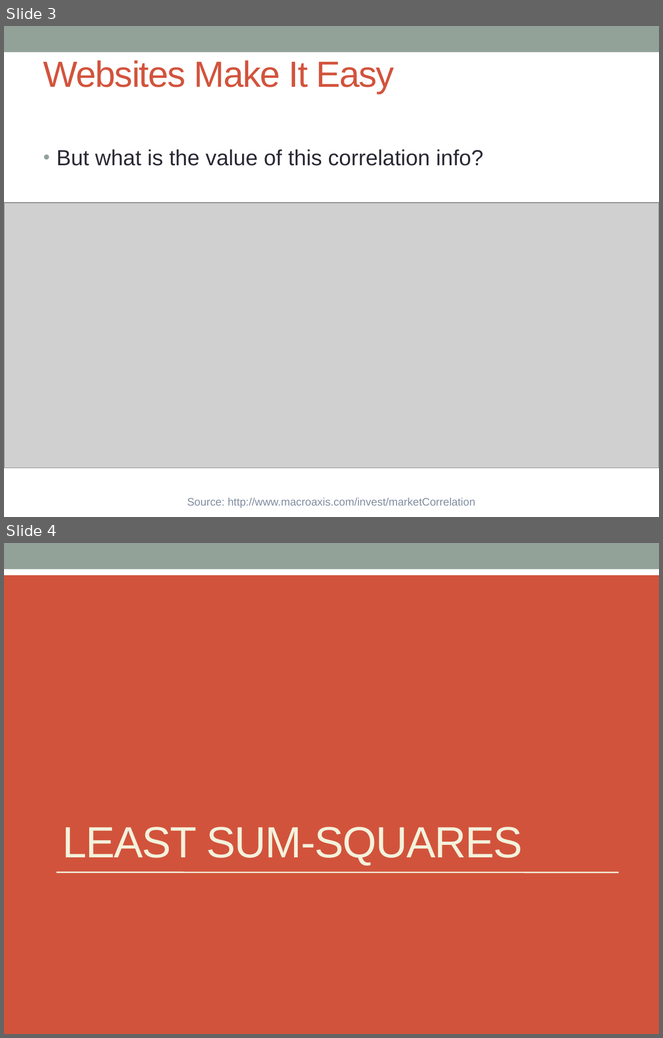
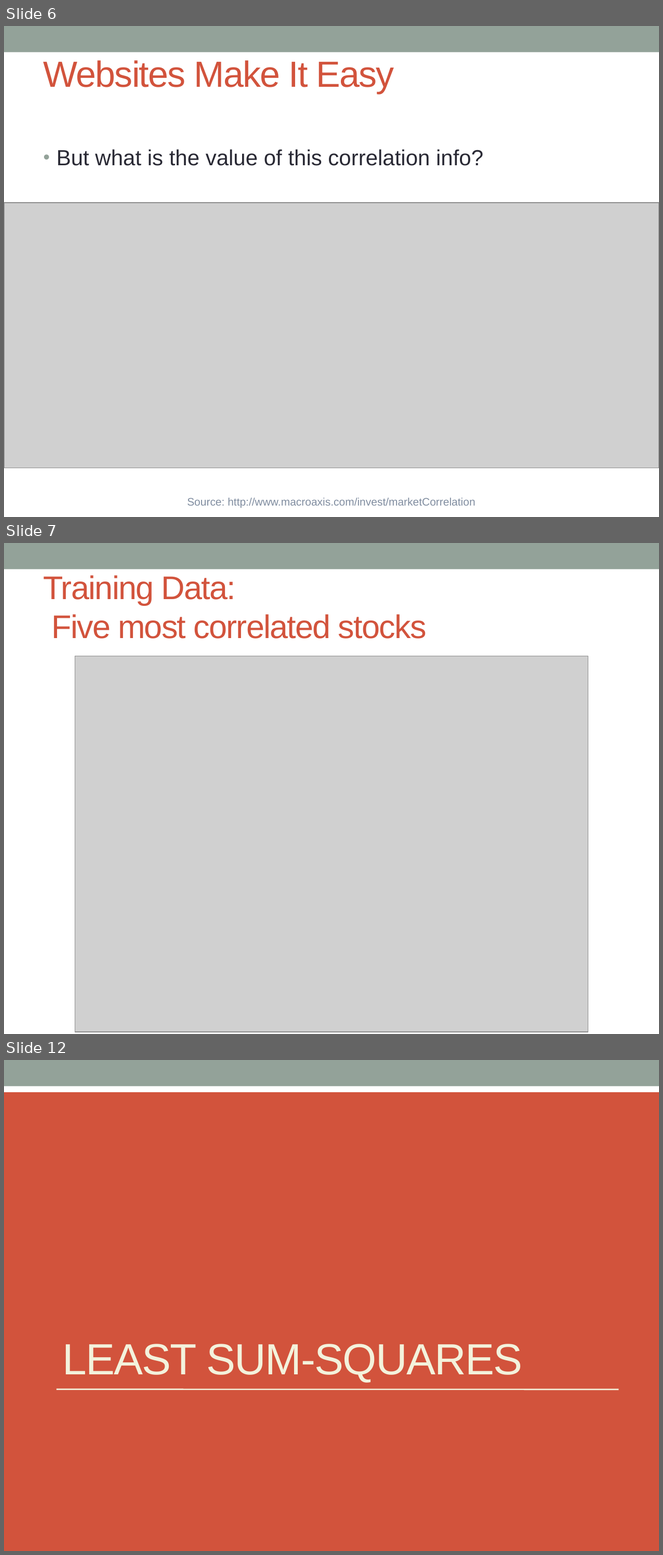
Before and after one commit to jeffreydarling/222project, a slide deck: PairsTradeSlides.pptx. Shown one above the other, each under a label of ours: slides 3 and 4 before the commit, slides 6, 7 and 12 after it; the slides between them are not shown. The pictures are 663x1038 and 663x1555 pixels, drawn with LibreOffice and Linux fonts; fonts in the diff are those of the drawing; grey boxes stand for pictures. Boxes give left, top, right and bottom in pixels: in the first picture for what was removed or moved away, otherwise in the second. Text is boxed around its words. In the diff, an @@ line names an element or a change of style, - is before the commit and + after.

```diff
--- a/PairsTradeSlides.pptx
+++ b/PairsTradeSlides.pptx
@@ slide 7 added at [4, 543, 659, 1034], background #FFFFFF; not listed: 1 template element that a slide beside it also shows @@
@@ title added at [44, 575, 427, 639], 36 pt, text #D2533C @@
+Training Data:
+Five most correlated stocks
@@ picture added at [75, 656, 588, 1032] @@
@@ what was slide 3 is now slide 6 @@
@@ what was slide 4 is now slide 12 @@
```
Also in this commit, not shown: 18 other slides added, 1 slide removed, 3 other files.
